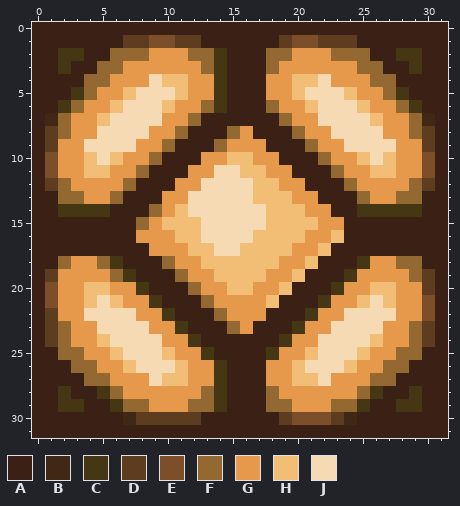
A pixel-art sprite gets an edit: textures/blocks/redstone_lamp_on.png. Above is the file before it was changed.
The file is 32x32 pixels.
Palette (. is transparent): A #3b2015  B #402914  C #463714  D #5d3c20  E #7c4e2a  F #946931  G #e6994a  H #f2bd74  J #f6dab4
Pixels before, first column x 0:
 0 AAAAAAAAAAAAAAAAAAAAAAAAAAAAAAAA
 1 AAAAAAADDEEDDAAAAAADEEDDDAAAAAAA
 2 AACCAAFFFGGGFFCAAAFFGGGFFFAACCAA
 3 AACAAFFGGGGGGFCAAAFGGGGGGFFAACAA
 4 AAAAFFGGGJHHGGCAAAGGHHJGGGFFAAAA
 5 AAACFGGHJJJHGGCAAAGGHJJJHGGFCAAA
 6 AACFGGHJJJHGGFCAAAFGGHJJJHGGFCAA
 7 ABFGGHJJJJGGFAAAAAAFGGJJJJHGGFBA
 8 ADFGGJJJJGGFAAAFGAAAFGGJJJJGGFDA
 9 ADGGJJJJGGFAAAFGGGAAAFGGJJJJGGDA
10 AEGGHJHGGFAAAGGHHGGAAAFGGHJHGGEA
11 AEGGHHGGFAAAGGJJHHGGAAAFGGHHGGEA
12 ADFGGGGFAAAGGJJJJHHGGAAAFGGGGFDA
13 AAFFGGFAAAGGJJJJJHHHGGAAAFGGFFAA
14 AACCCCAAAFGHJJJJJJHHHGGAACCCCCAA
15 AAAAAAAAFGHHHJJJJJHHHHGGAAAAAAAA
16 AAAAAAAAGGGHHJJJJHHHHGGHAAAAAAAA
17 AAAAAAAAAGGGHHJJHHHHGGHAAAAAAAAA
18 AAFGGFCAAAFGGHHHHHHGGHAAACGGFFAA
19 ADGGGGFCAAAFGGHHHHGGHAAACGGGGFDA
20 AEGGHHGGCAAAFGGHHGGHAAACGGHHGGDA
21 AEGGHJHGGCAAAFGGGGHAAACGGHJHGGEA
22 ADGGJJJJGGCAAAFGGGAAACGGJJJJGGEA
23 ADFGGJJJJGGCAAAFGAAACGGJJJJGGFDA
24 ADFGGHJJJJGGCAAAAAACGGJJJJHGGFDA
25 AAFFGGHJJJHGGCAAAACGGHJJJHGGFFAA
26 AAAFFGGHJJJHGGCAAAGGHJJJHGGFFAAA
27 AAAAFFGGGJHHGGCAAAGGHHJGGGFFAAAA
28 AACAACFGGGGGGFCAAAFGGGGGGFCAACAA
29 AACCAACFFGGGFFCAAAFFGGGFFCAACCAA
30 AAAAAAABDDDDDAAAAAADEEEDBAAAAAAA
31 AAAAAAAAAAAAAAAAAAAAAAAAAAAAAAAA
After:
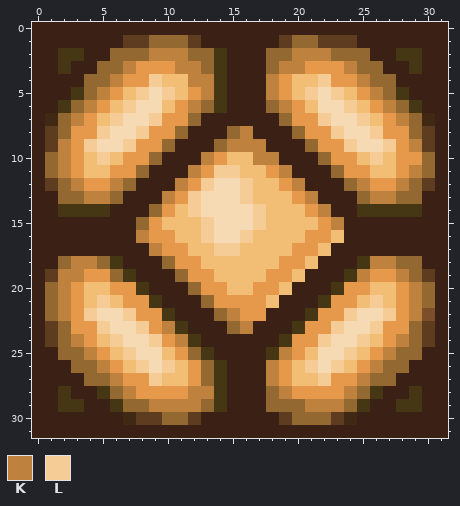
Colours new in this view: K #be823e  L #f5cc95
The exact change:
Changed rows in their new state; - is an unchanged pixel.
first column x 1:
 1 --------FFF--------FF---------
 2 --------KKK--------KKK--------
 3 ------K---KK------KK---K------
 4 -----K--L--KK----K---L--K-----
 5 ----K--L-L--K----K--L-L--K----
 6 ---K--L----K------K----L--K---
 7 --K--L--L------------L--L--K--
 8 ----L--L-------K------L--L----
 9 -K-L--L-------KKK------L--L-K-
10 FK--L-------K---KK-------L---F
11 FK---------K-LL---K---------KF
12 --K--K----K-L--L---K----K--K--
13 ---KK----K-L---L----K----KK---
14 -----------L----L----K--------
15 ------------L---L-----K-------
16 -------K----L--L--------------
17 --------K----LL---------------
18 --KK---------------------KK---
19 -KK---------------------K--K--
20 FK--------------------------KF
21 FK--L--------------------L--KF
22 FK-L--L-------K--------L--L-K-
23 ----L--L-K-----K------L--L----
24 --K--L--L-K----------L--L--K--
25 ---K--L----F------K----L--K---
26 ----K--L-L--F----K--L-L--K----
27 -----K--L---F----K---L--K-----
28 ------K----KK-----K----K------
29 --------KKKK-------FKKK-------
30 ---------FF--------FFF--------
Pixel boxes of the changes (left, top, right, bottom) in both pictures:
changed: (45, 35, 435, 425)
